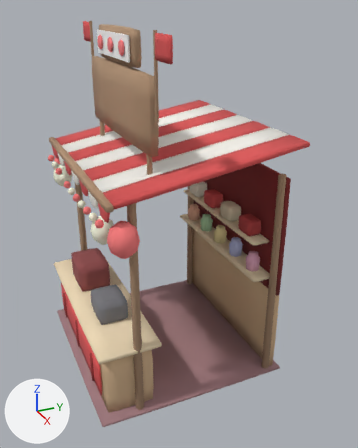
An edit to the glTF model assets/models/stall_rival.glb, drawn before and after from the same camera.
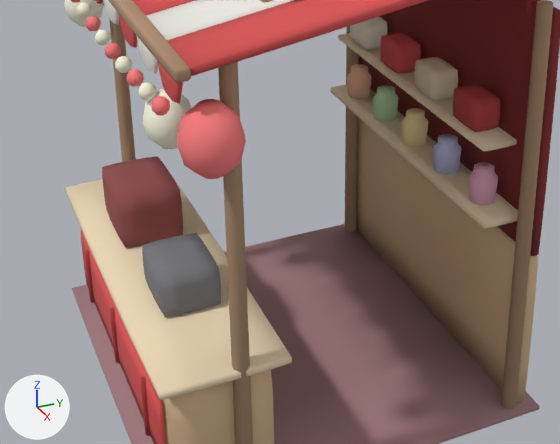
There are two pictures of each version: one whole from a 50 mm camera at (6.04, 0.78, 4.97) aimed at (0.23, 3.39, 2.07), one close up on the part from 6% to 81% of the width and 39% to 86% of the height. The axes (+X, +Y, +Z) are drawn at lower left. The lights are the same throughout. The older version's two pictures come first. Vertices at exactly the same position are counted once.

Objects in the first close-up: 'body', 'level2'.
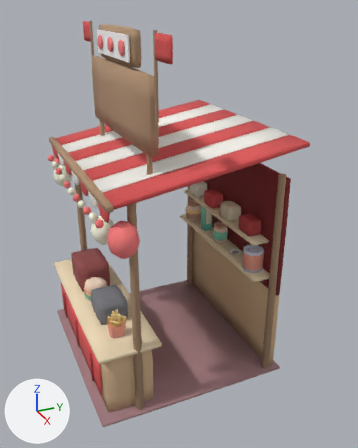
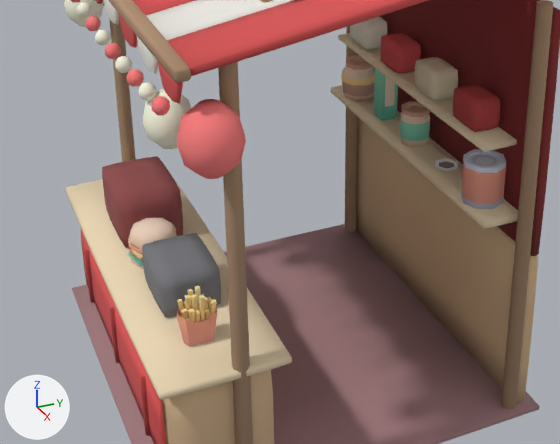
What the commit changed:
me_body is used by ob_body; location (0.0, 0.0, 0.0).
me_body had 1876 vertices, 3592 faces and spanned x -1.5..1.5, y 1.8..4.54, z 0.0..4.24.
me_body now has 2351 vertices, 4340 faces and spans x -1.5..1.5, y 1.8..4.54, z 0.0..4.24.
me_body part 1: the loose piece of 42 vertices spanning x -1.05..-0.85, y 4.1..4.3, z 1.53..1.77 is rebuilt with 72 vertices and now spans x -1.1..-0.8, y 4.05..4.35, z 1.53..1.83.
me_body part 2: the loose piece of 42 vertices spanning x 0.83..1.03, y 4.1..4.3, z 1.53..1.77 is rebuilt with 80 vertices and now spans x 0.79..1.07, y 4.06..4.34, z 1.53..1.83.
me_body part 3: the loose piece of 42 vertices spanning x -0.58..-0.38, y 4.1..4.3, z 1.53..1.77 is rebuilt with 24 vertices and now spans x -0.55..-0.41, y 4.13..4.27, z 1.53..1.99.
me_body part 4: the loose piece of 42 vertices spanning x -0.11..0.09, y 4.1..4.3, z 1.53..1.77 is rebuilt with 88 vertices and now spans x -0.12..0.1, y 4.09..4.31, z 1.53..1.81.
me_body part 5: 228 vertices added at x 0.87..1.03, y 2.08..2.32, z 1.03..1.39.
me_body part 6: 109 vertices added at x -0.23..0.13, y 2.02..2.38, z 1.07..1.29.
me_body part 7: 42 vertices removed from x 0.36..0.56, y 4.1..4.3, z 1.53..1.77; 36 vertices added at x 0.38..0.54, y 4.11..4.29, z 1.53..1.57.
Other edits to the shape of me_body do not show in these pictures.

What differs and where, as boxes [x1, y1, x2, y2] in the close-ups (560 x 444 px; the box of a moved part takes in the faces that stretch with it):
part 1 of me_body, rebuilt (40% wider, 28% taller)
    before: [347, 64, 371, 99]
    after: [341, 55, 375, 100]
part 2 of me_body, rebuilt (53% wider, 36% taller)
    before: [469, 162, 498, 206]
    after: [461, 149, 506, 209]
part 3 of me_body, rebuilt
    before: [373, 85, 399, 122]
    after: [374, 68, 398, 121]
part 4 of me_body, rebuilt (15% wider, 18% taller)
    before: [402, 108, 428, 147]
    after: [400, 101, 430, 147]
part 5 of me_body, added (brown)
    after: [177, 286, 217, 347]
part 6 of me_body, added (beige)
    after: [128, 218, 177, 266]
part 7 of me_body, moved or reshaped
    before: [433, 134, 461, 175]
    after: [435, 158, 458, 171]
